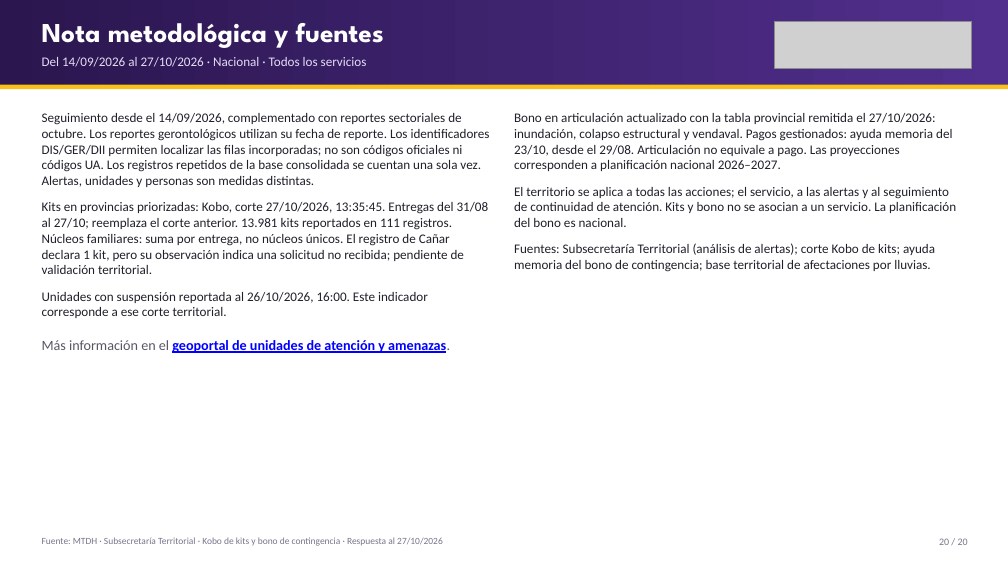
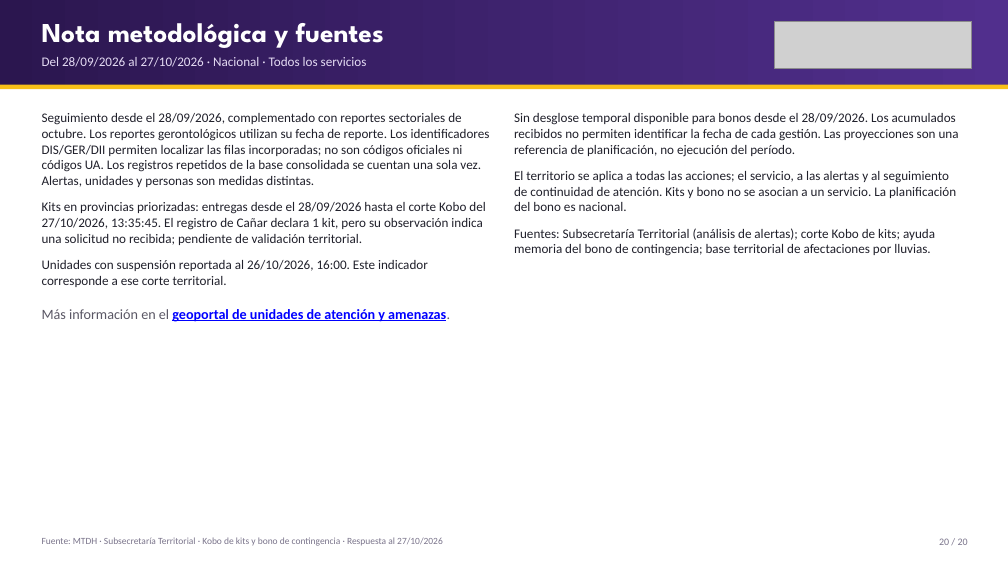
Before and after one commit to JuanAmbuludi/Sistema-Reporte-MTDH, a slide deck: slide 20 of docs/reportes/Seguimiento_ENOS_2026-10-26.pptx. Drawn at 1008x567 pixels with LibreOffice and Linux fonts; fonts in the diff are those of the drawing; grey boxes stand for pictures. Boxes give left, top, right and bottom in pixels: in the first picture for what was removed or moved away, otherwise in the second. Text is boxed around its words. In the diff, an @@ line names an element or a change of style, - is before the commit and + after.

Commit message:
Aplicar el período de Riesgos desde el 28 de septiembre a dashboard y exportables

```diff
--- a/docs/reportes/Seguimiento_ENOS_2026-10-26.pptx
+++ b/docs/reportes/Seguimiento_ENOS_2026-10-26.pptx
@@ text at box(42, 57, 367, 67): text changed @@
-Del 14/09/2026 al 27/10/2026 · Nacional · Todos los servicios
+Del 28/09/2026 al 27/10/2026 · Nacional · Todos los servicios
@@ text at box(42, 113, 490, 245): text changed @@
-Seguimiento desde el 14/09/2026, complementado con reportes sectoriales de octubre. Los reportes gerontológicos utilizan su fecha de reporte. Los identificadores DIS/GER/DII permiten localizar las filas incorporadas; no son códigos oficiales ni códigos UA. Los registros repetidos de la base consolidada se cuentan una sola vez. Alertas, unidades y personas son medidas distintas.
-Kits en provincias priorizadas: Kobo, corte 27/10/2026, 13:35:45. Entregas del 31/08 al 27/10; reemplaza el corte anterior. 13.981 kits reportados en 111 registros. Núcleos familiares: suma por entrega, no núcleos únicos. El registro de Cañar declara 1 kit, pero su observación indica una solicitud no recibida; pendiente de validación territorial.
+Seguimiento desde el 28/09/2026, complementado con reportes sectoriales de octubre. Los reportes gerontológicos utilizan su fecha de reporte. Los identificadores DIS/GER/DII permiten localizar las filas incorporadas; no son códigos oficiales ni códigos UA. Los registros repetidos de la base consolidada se cuentan una sola vez. Alertas, unidades y personas son medidas distintas.
+Kits en provincias priorizadas: entregas desde el 28/09/2026 hasta el corte Kobo del 27/10/2026, 13:35:45. El registro de Cañar declara 1 kit, pero su observación indica una solicitud no recibida; pendiente de validación territorial.
@@ text at box(514, 113, 959, 156): text changed @@
-Bono en articulación actualizado con la tabla provincial remitida el 27/10/2026: inundación, colapso estructural y vendaval. Pagos gestionados: ayuda memoria del 23/10, desde el 29/08. Articulación no equivale a pago. Las proyecciones corresponden a planificación nacional 2026–2027.
+Sin desglose temporal disponible para bonos desde el 28/09/2026. Los acumulados recibidos no permiten identificar la fecha de cada gestión. Las proyecciones son una referencia de planificación, no ejecución del período.
```
Also in this commit, not shown: 19 other slides changed, 14 other files.
